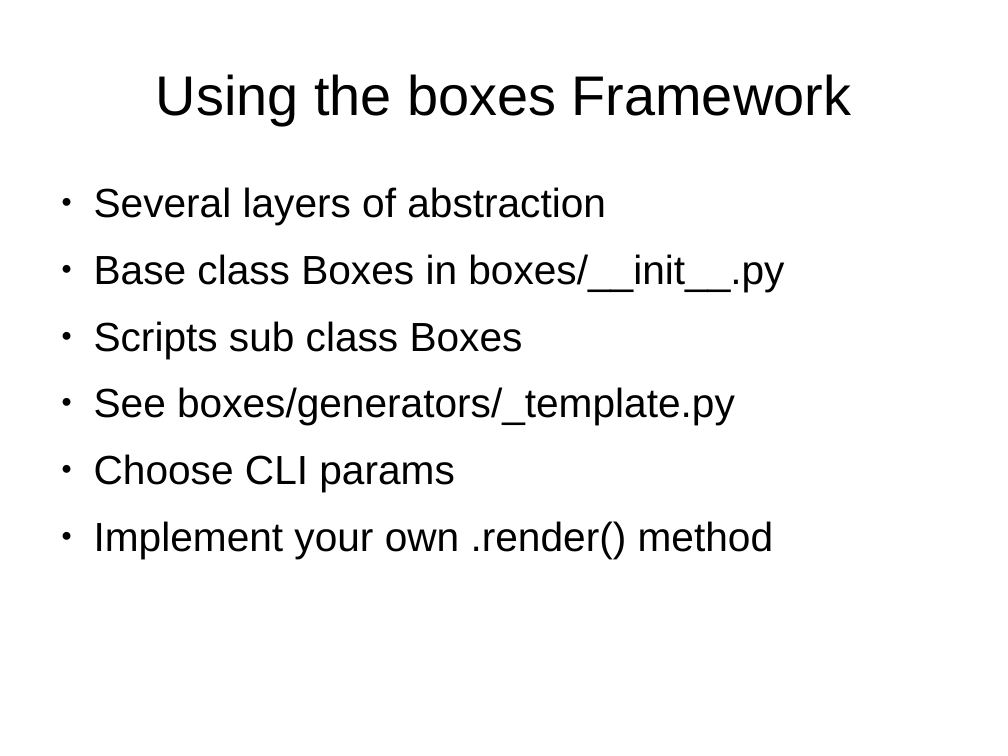
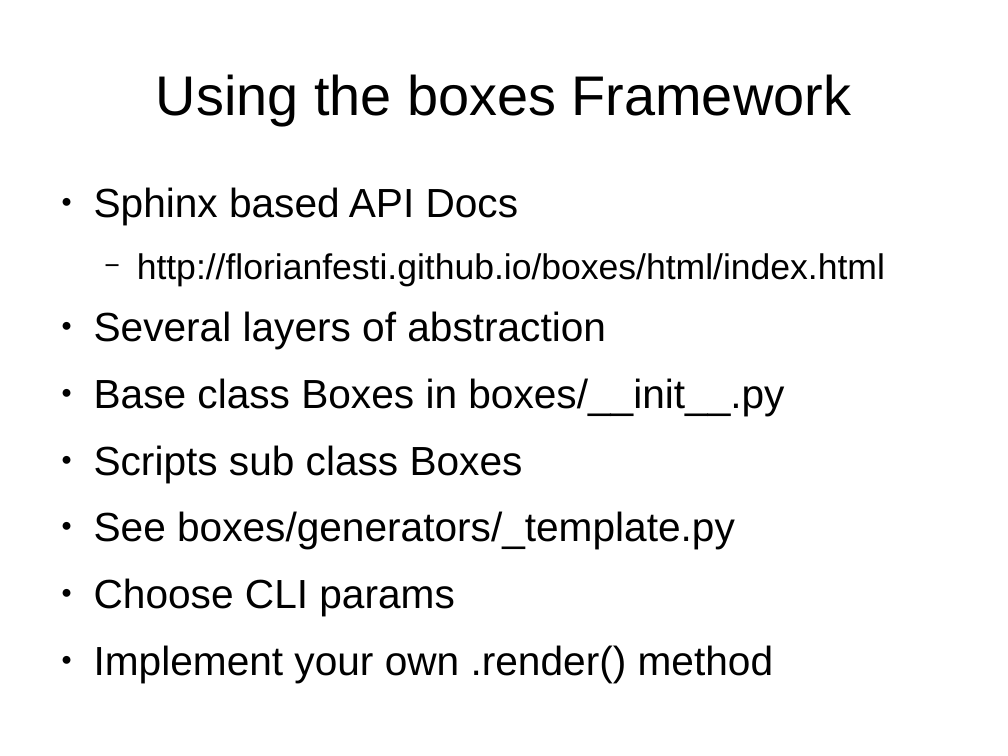
Before and after one commit to florianfesti/boxes, a slide deck: slide 33 of documentation/presentation.odp (slide 32 before the commit). Drawn at 1008x756 pixels with LibreOffice and Linux fonts; fonts in the diff are those of the drawing. Boxes give left, top, right and bottom in pixels: in the first picture for what was removed or moved away, otherwise in the second. Text is boxed around its words. In the diff, an @@ line names an element or a change of style, - is before the commit and + after.

```diff
--- a/documentation/presentation.odp
+++ b/documentation/presentation.odp
@@ text at (x1=94, y1=187, x2=885, y2=286): paragraphs added @@
+● Sphinx based API Docs
+  − http://florianfesti.github.io/boxes/html/index.html
```
Also in this commit, not shown: 5 other slides changed, 2 slides added.
